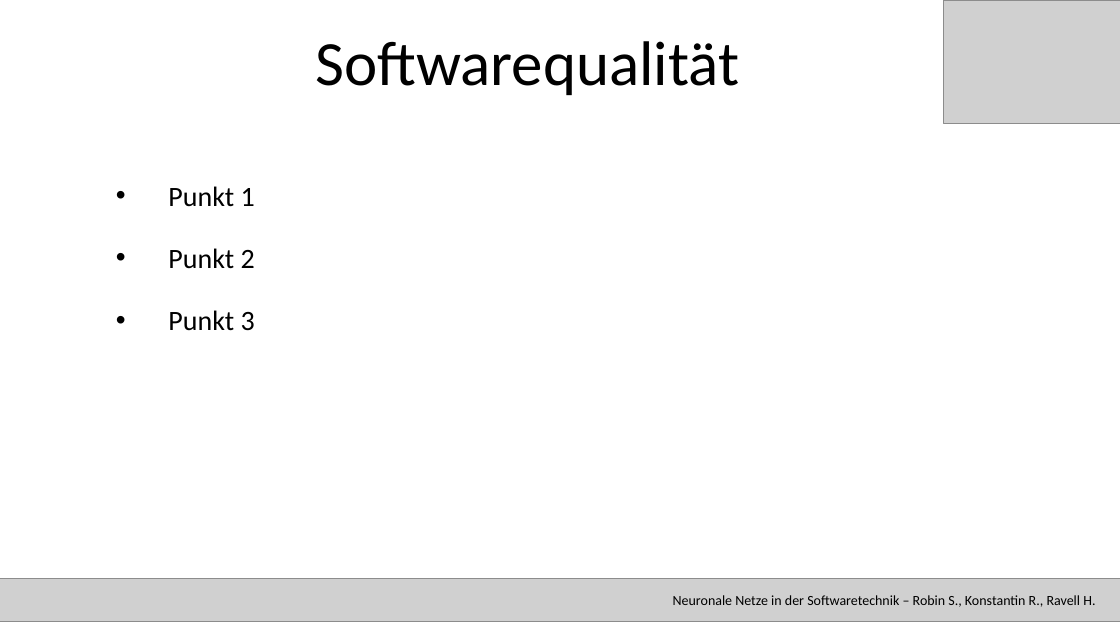
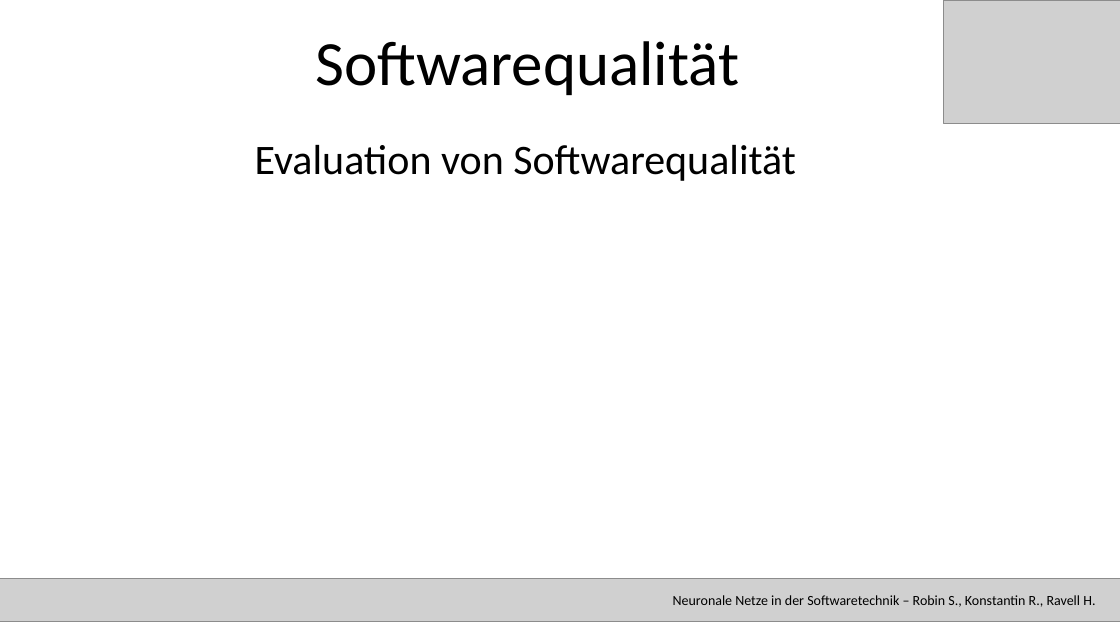
Before and after one commit to RavellHeerdegen/SATElite, a slide deck: slide 31 of SATPräsi.pptx (slide 28 before the commit). Drawn at 1120x630 pixels with LibreOffice and Linux fonts; fonts in the diff are those of the drawing; grey boxes stand for pictures. Boxes give left, top, right and bottom in pixels: in the first picture for what was removed or moved away, otherwise in the second. Text is boxed around its words. In the diff, an @@ line names an element or a change of style, - is before the commit and + after.

```diff
--- a/SATPräsi.pptx
+++ b/SATPräsi.pptx
@@ text added at (255,145,796,181), 36 pt, text #000000 @@
+Evaluation von Softwarequalität
@@ subtitle removed at (168,186,255,331) @@
-• Punkt 1
-• Punkt 2
-• Punkt 3
```
Also in this commit, not shown: 3 slides added, 1 other file.
